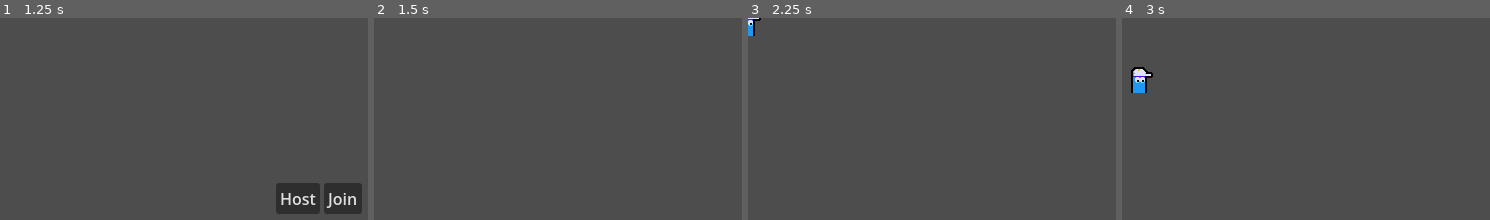
Above: before the commit, frames 1-4 (left to right).
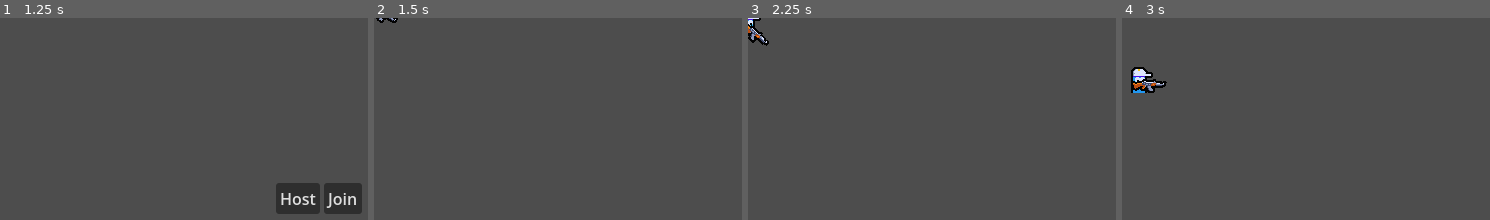
Above: after the commit, the same moments.

Repository: mpowell773/Godot_Multiplayer_Tut
Game: Godot game, scene res://ui/main_menu/main_menu.tscn
The game is run twice, just before and just after one commit, with the same random seed, the same clock (stepped at 60 frames per second) and the same inputs.
Inputs (mouse positions are in pixels of both pictures, inside the frame that each line leads up to):
- Up to frame 1 (1.25 s): tap Enter at 0.5 s; move the mouse to (outside the picture) at 0.52 s; hold D (move_right) from 0.53 s (still down)
- Up to frame 2 (1.5 s): release D (move_right) at 1.25 s; click "Host" at 1.25 s
- Up to frame 3 (2.25 s): tap Space at 2 s; move the mouse to (939, 215) at 2.02 s; hold S (move_down) from 2.03 s (still down)
- Up to frame 4 (3 s): move the mouse to (outside the picture) at 2.77 s; release S (move_down) at 2.78 s; hold D (move_right) from 2.78 s (still down)

Frame 1 is identical in both runs. In frame 2, 0.1% of the frame differs, in the area x 0-7%, y 0-3%; in frame 3, 0.3%; in frame 4, 0.4%, in the area x 2-13%, y 30-38%.

Commit message:
add weapon sprite with rotation across clients

Diff:
--- a/component/player_input_synchronizer_component.gd
+++ b/component/player_input_synchronizer_component.gd
@@ -1,12 +1,18 @@
 class_name PlayerInputSynchronizerComponent
 extends MultiplayerSynchronizer
 
+@export var aim_root: Node2D
+
 var movement_vector := Vector2.ZERO
+var aim_vector := Vector2.RIGHT
+
 
 func _process(_delta: float) -> void:
+	# Client authority is passed from main.gd
 	if is_multiplayer_authority():
 		gather_input()
 
 
 func gather_input() -> void:
 	movement_vector = Input.get_vector("move_left", "move_right", "move_up", "move_down")
+	aim_vector = aim_root.global_position.direction_to(aim_root.get_global_mouse_position())
--- a/component/player_input_synchronizer_component.tscn
+++ b/component/player_input_synchronizer_component.tscn
@@ -6,6 +6,9 @@
 properties/0/path = NodePath(".:movement_vector")
 properties/0/spawn = true
 properties/0/replication_mode = 2
+properties/1/path = NodePath(".:aim_vector")
+properties/1/spawn = true
+properties/1/replication_mode = 1
 
 [node name="PlayerInputSynchronizerComponent" type="MultiplayerSynchronizer" unique_id=1337075970]
 root_path = NodePath(".")
--- a/entities/player/player.gd
+++ b/entities/player/player.gd
@@ -2,14 +2,21 @@
 extends CharacterBody2D
 
 @onready var player_input_synchronizer_component: PlayerInputSynchronizerComponent = $PlayerInputSynchronizerComponent
+@onready var weapon_root: Node2D = $WeaponRoot
 
 var input_multiplayer_authority: int
 
+
 func _ready() -> void:
 	player_input_synchronizer_component.set_multiplayer_authority(input_multiplayer_authority)
-	set_process(is_multiplayer_authority())
 
 
 func _process(_delta: float) -> void:
-	velocity = player_input_synchronizer_component.movement_vector * 100
-	move_and_slide()
+	# Client logic
+	var aim_position := weapon_root.global_position + player_input_synchronizer_component.aim_vector
+	weapon_root.look_at(aim_position)
+
+	# Server logic
+	if is_multiplayer_authority():
+		velocity = player_input_synchronizer_component.movement_vector * 100
+		move_and_slide()
--- a/entities/player/player.tscn
+++ b/entities/player/player.tscn
@@ -3,6 +3,7 @@
 [ext_resource type="Script" uid="uid://dt1bkp7wf4n6" path="res://entities/player/player.gd" id="1_symyc"]
 [ext_resource type="PackedScene" uid="uid://d2rdr8p54cc5d" path="res://component/player_input_synchronizer_component.tscn" id="2_abrql"]
 [ext_resource type="Texture2D" uid="uid://dousda1allju0" path="res://entities/player/player-medium.png" id="3_sglur"]
+[ext_resource type="Texture2D" uid="uid://c67h38wide8mq" path="res://entities/player/rifle.png" id="4_bls4j"]
 
 [sub_resource type="SceneReplicationConfig" id="SceneReplicationConfig_abrql"]
 properties/0/path = NodePath(".:global_position")
@@ -15,7 +16,8 @@
 collision_layer = 0
 script = ExtResource("1_symyc")
 
-[node name="PlayerInputSynchronizerComponent" parent="." unique_id=1337075970 instance=ExtResource("2_abrql")]
+[node name="PlayerInputSynchronizerComponent" parent="." unique_id=1337075970 node_paths=PackedStringArray("aim_root") instance=ExtResource("2_abrql")]
+aim_root = NodePath("../WeaponRoot")
 
 [node name="MultiplayerSynchronizer" type="MultiplayerSynchronizer" parent="." unique_id=171465167]
 replication_config = SubResource("SceneReplicationConfig_abrql")
@@ -25,6 +27,16 @@
 centered = false
 offset = Vector2(-9, -26)
 
+[node name="WeaponRoot" type="Node2D" parent="." unique_id=9895445]
+position = Vector2(0, -9)
+
+[node name="Sprite2D" type="Sprite2D" parent="WeaponRoot" unique_id=1560460990]
+position = Vector2(6, 0)
+texture = ExtResource("4_bls4j")
+centered = false
+offset = Vector2(-15, -6)
+
 [node name="CollisionShape2D" type="CollisionShape2D" parent="." unique_id=97801099]
+visible = false
 position = Vector2(0, -10)
 shape = SubResource("CircleShape2D_g4v7s")
Binary file added: entities/player/rifle.png
Not shown, added: entities/player/rifle.png.import
